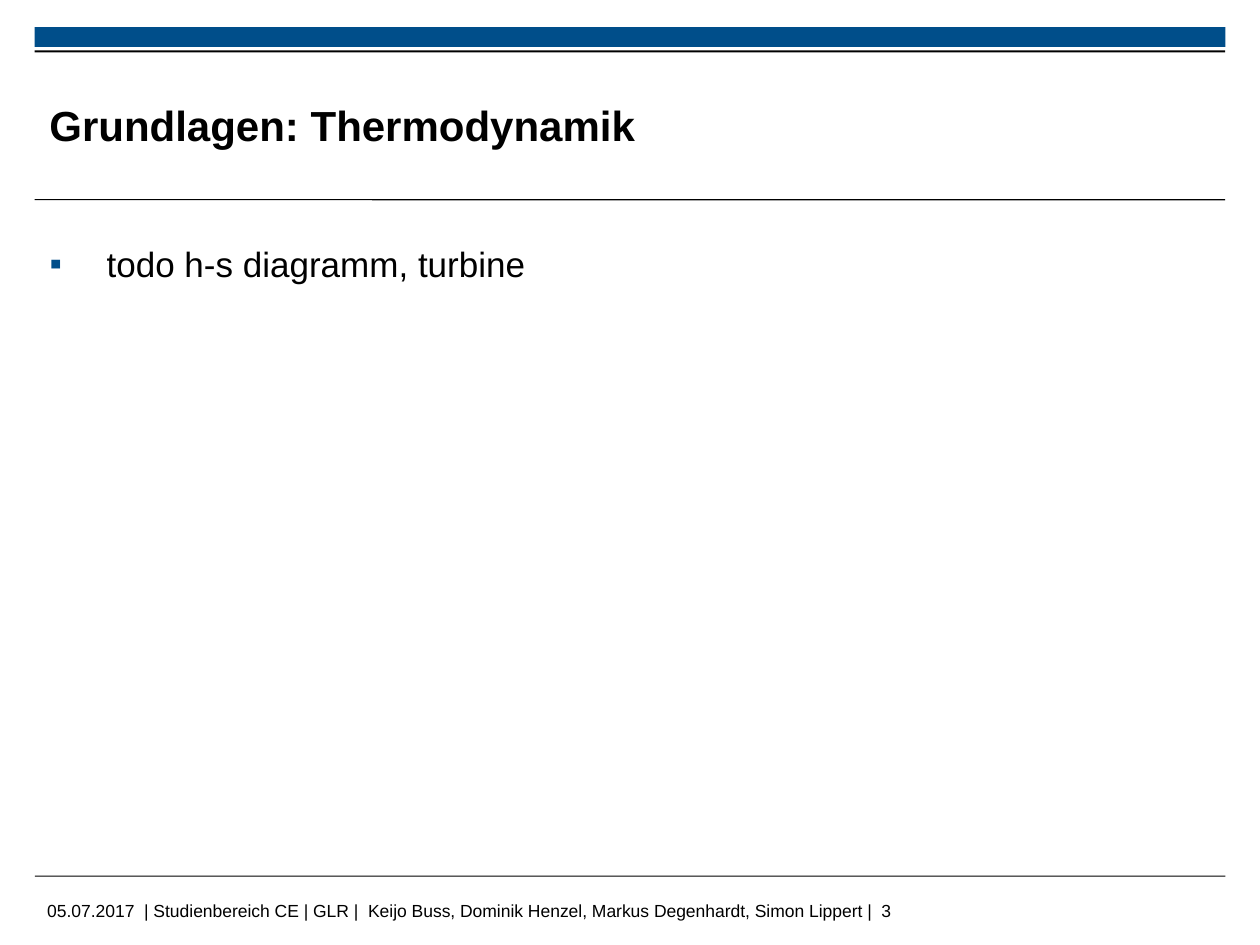
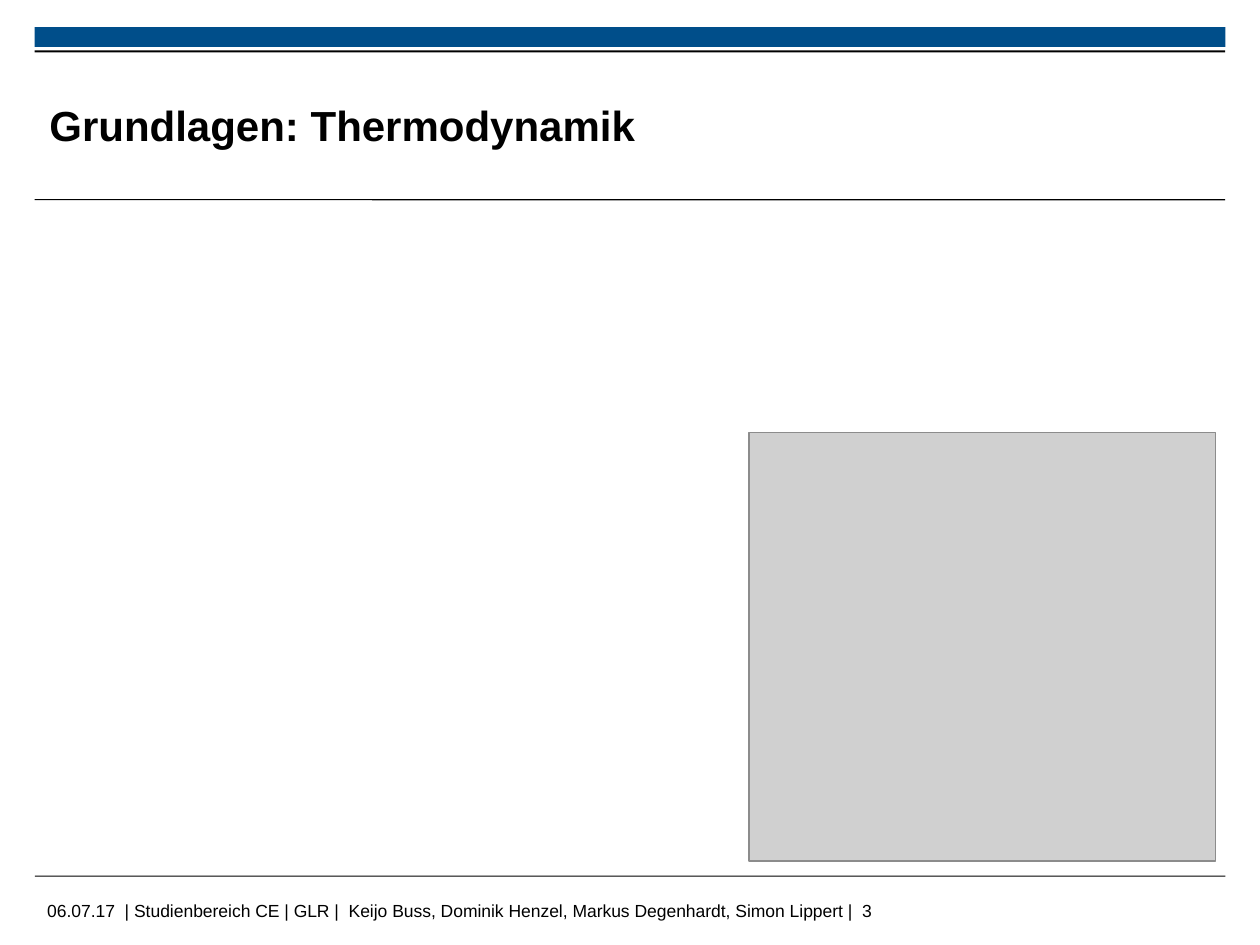
Before and after one commit to MDegenhardt/AusarbeitungADP, a slide deck: slide 3 of Präsentation/Abschluss_Präsentation_Markus.pptx. Drawn at 1260x945 pixels with LibreOffice and Linux fonts; fonts in the diff are those of the drawing; grey boxes stand for pictures; background and template pictures are left out. Boxes give left, top, right and bottom in pixels: in the first picture for what was removed or moved away, otherwise in the second. Text is boxed around its words. In the diff, an @@ line names an element or a change of style, - is before the commit and + after.

Commit message:
präsentation grundlagen thermo

```diff
--- a/Präsentation/Abschluss_Präsentation_Markus.pptx
+++ b/Präsentation/Abschluss_Präsentation_Markus.pptx
@@ text removed at [107,251,525,283] @@
-▪ todo h-s diagramm, turbine
@@ picture added at [748,432,1216,861] @@
@@ text at [47,904,872,921]: text changed @@
-05.07.2017 | Studienbereich CE | GLR | Keijo Buss, Dominik Henzel, Markus Degenhardt, Simon Lippert | 3
+06.07.17 | Studienbereich CE | GLR | Keijo Buss, Dominik Henzel, Markus Degenhardt, Simon Lippert | 3
```
Also in this commit, not shown: 5 other files.
